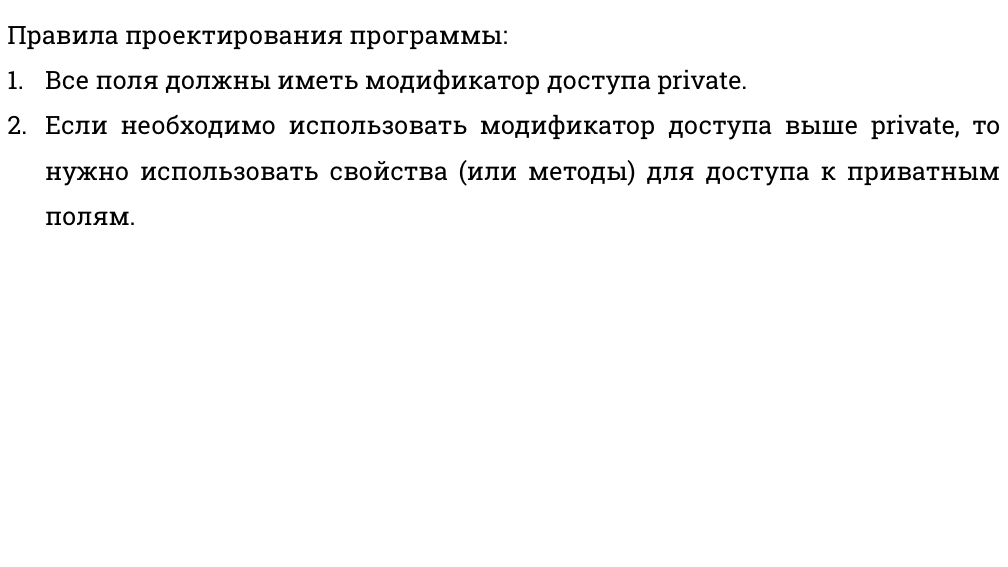
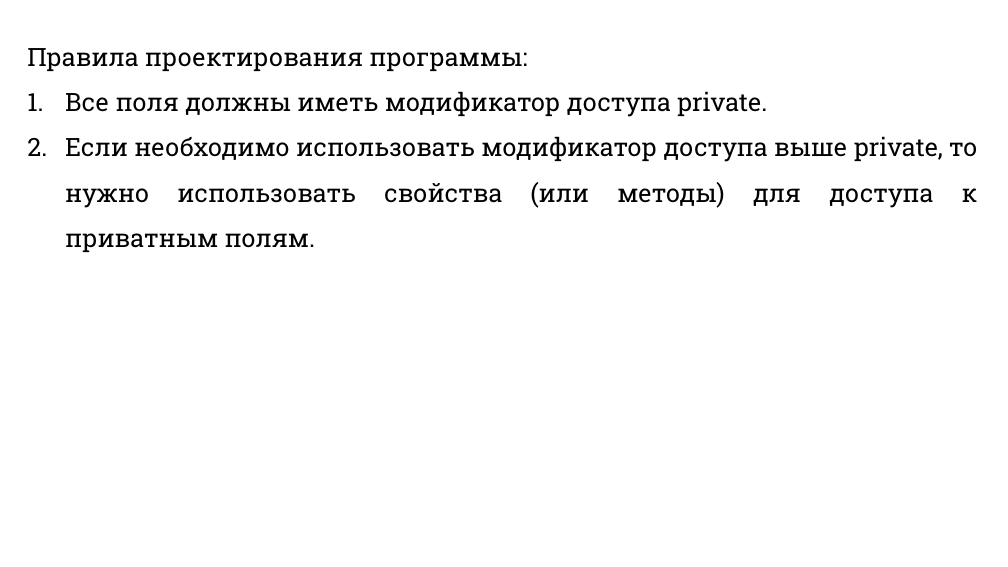
Before and after one commit to DaniilKlyukin/ITiP-2, a slide deck: slide 39 of Лекции/ИТиП 2 лек 1.pptx. Drawn at 1008x567 pixels with LibreOffice and Linux fonts; fonts in the diff are those of the drawing. Boxes give left, top, right and bottom in pixels: in the first picture for what was removed or moved away, otherwise in the second. Text is boxed around its words. In the diff, an @@ line names an element or a change of style, - is before the commit and + after.

```diff
--- a/Лекции/ИТиП 2 лек 1.pptx
+++ b/Лекции/ИТиП 2 лек 1.pptx
@@ text "Правила проектирования программы:" rewrapped from [7, 26, 1000, 226] to [27, 48, 978, 208] @@
```
Also in this commit, not shown: 5 other slides changed, 7 slides removed, 3 other files.
